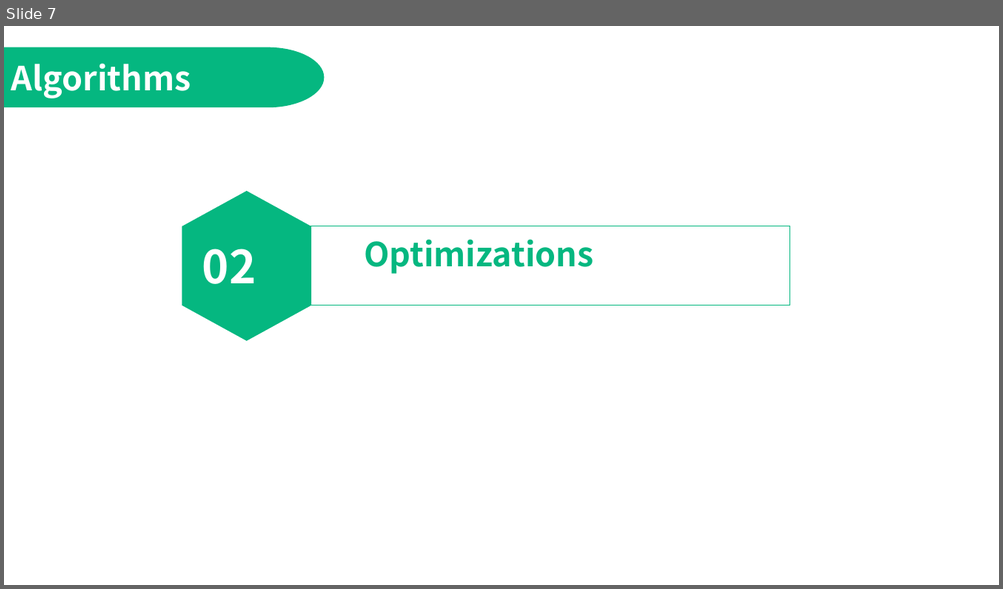
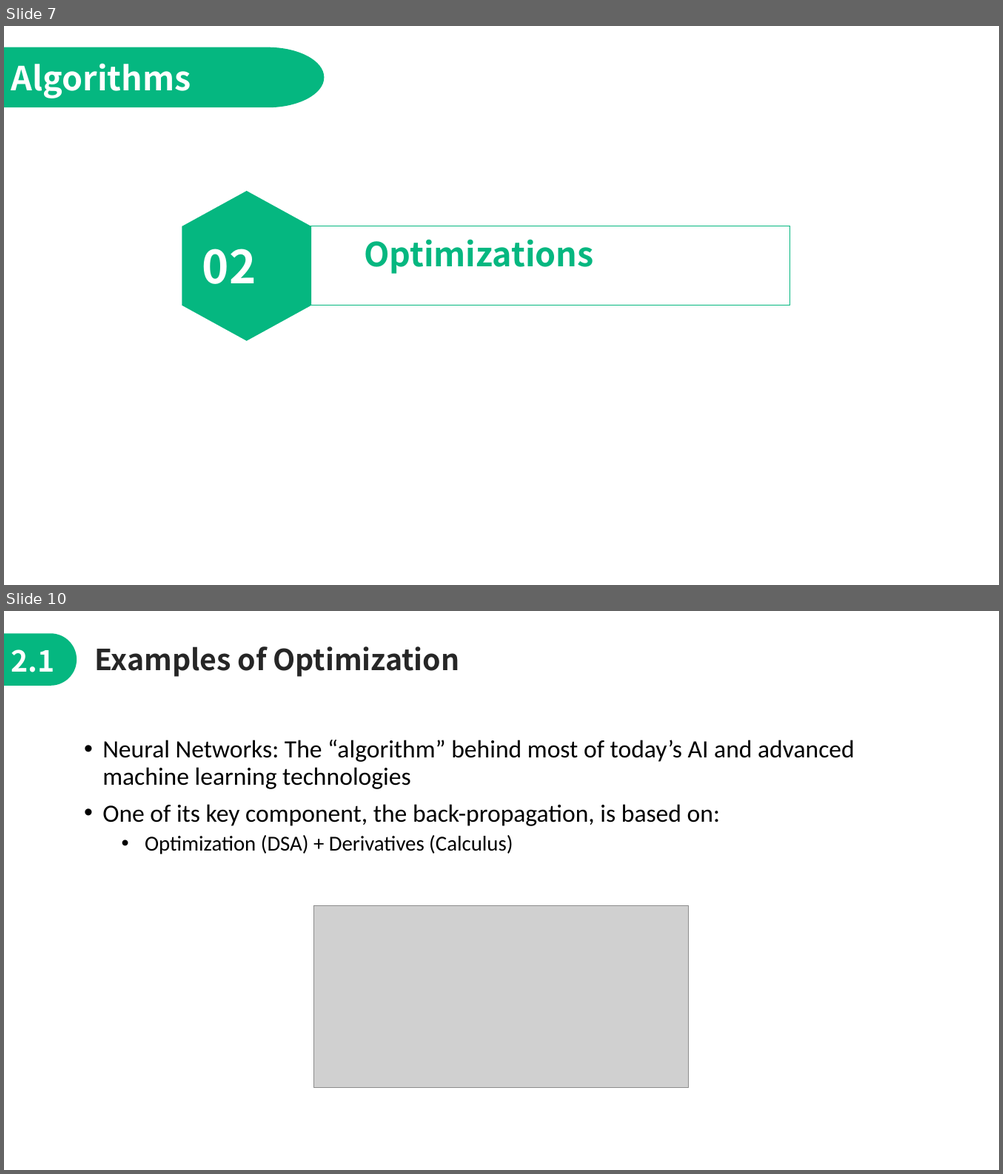
Before and after one commit to jimmyyih518/DSA2022Fall, a slide deck: week8/week8_slides.pptx. Shown one above the other, each under a label of ours: slide 7 before the commit, slides 7 and 10 after it; the slides between them are not shown. The pictures are 1003x589 and 1003x1174 pixels, drawn with LibreOffice and Linux fonts; fonts in the diff are those of the drawing; grey boxes stand for pictures. Boxes give left, top, right and bottom in pixels: in the first picture for what was removed or moved away, otherwise in the second. Text is boxed around its words. In the diff, an @@ line names an element or a change of style, - is before the commit and + after.

```diff
--- a/week8/week8_slides.pptx
+++ b/week8/week8_slides.pptx
@@ slide 10 added at (x1=4, y1=611, x2=999, y2=1170), background #FFFFFF @@
@@ freeform shape added at (x1=4, y1=633, x2=77, y2=686), fill #05B780 @@
@@ text added at (x1=11, y1=649, x2=55, y2=672), 28 pt, text #FFFFFF, bold @@
+2.1
@@ text added at (x1=94, y1=647, x2=460, y2=677), 28 pt, text #262626, bold @@
+Examples of Optimization
@@ text added at (x1=102, y1=740, x2=854, y2=854), 24 pt, text #000000 @@
+• Neural Networks: The “algorithm” behind most of today’s AI and advanced machine learning technologies
+• One of its key component, the back-propagation, is based on:
+  • Optimization (DSA) + Derivatives (Calculus)
@@ picture added at (x1=314, y1=906, x2=689, y2=1088) @@
```
Also in this commit, not shown: 17 slides changed, 2 other slides added, 17 other files.
